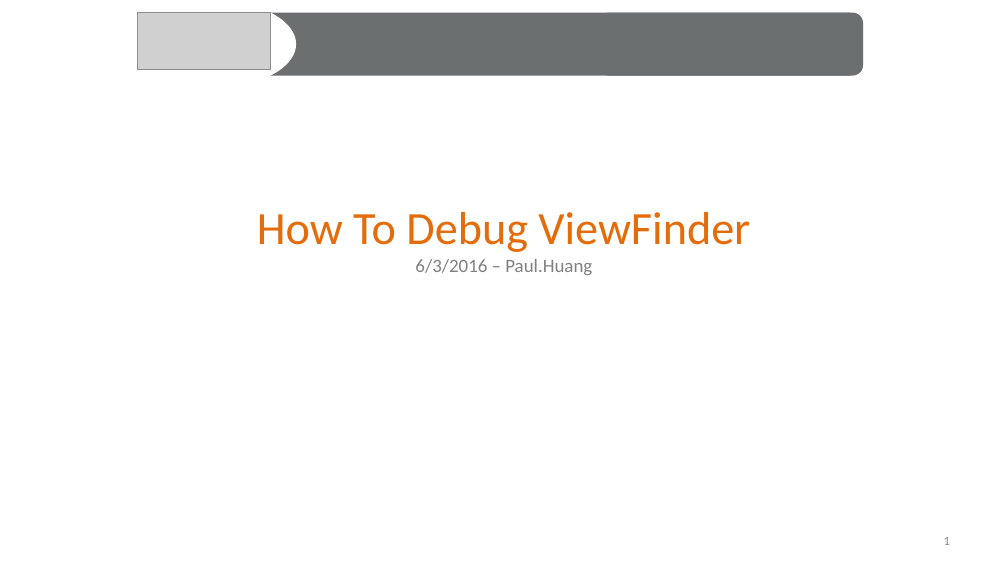
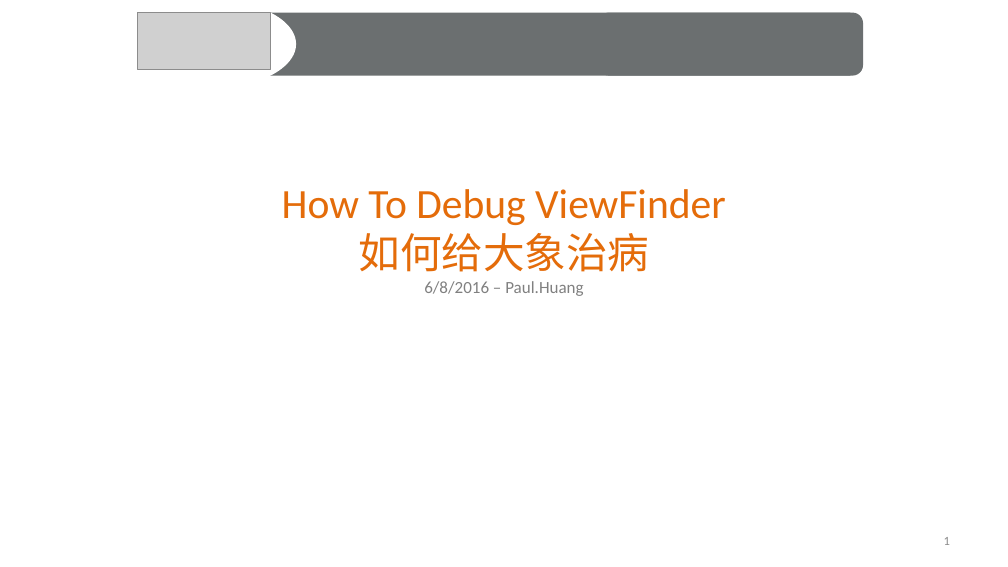
Before and after one commit to rainbow494/blog.zuoshachi.com, a slide deck: slide 1 of examples/how-to-debug-website/how-to-debug-viewfinder.pptx. Drawn at 1008x567 pixels with LibreOffice and Linux fonts; fonts in the diff are those of the drawing; grey boxes stand for pictures. Boxes give left, top, right and bottom in pixels: in the first picture for what was removed or moved away, otherwise in the second. Text is boxed around its words. In the diff, an @@ line names an element or a change of style, - is before the commit and + after.

```diff
--- a/examples/how-to-debug-website/how-to-debug-viewfinder.pptx
+++ b/examples/how-to-debug-website/how-to-debug-viewfinder.pptx
@@ title at (x1=282, y1=189, x2=726, y2=296): text changed; size 44 to 39.6 pt @@
-How To Debug ViewFinder
-6/3/2016 – Paul.Huang
+How To Debug ViewFinder
+如何给大象治病
+6/8/2016 – Paul.Huang
```
Also in this commit, not shown: 4 other slides changed, 3 slides added, 3 slides removed, 7 other files.
